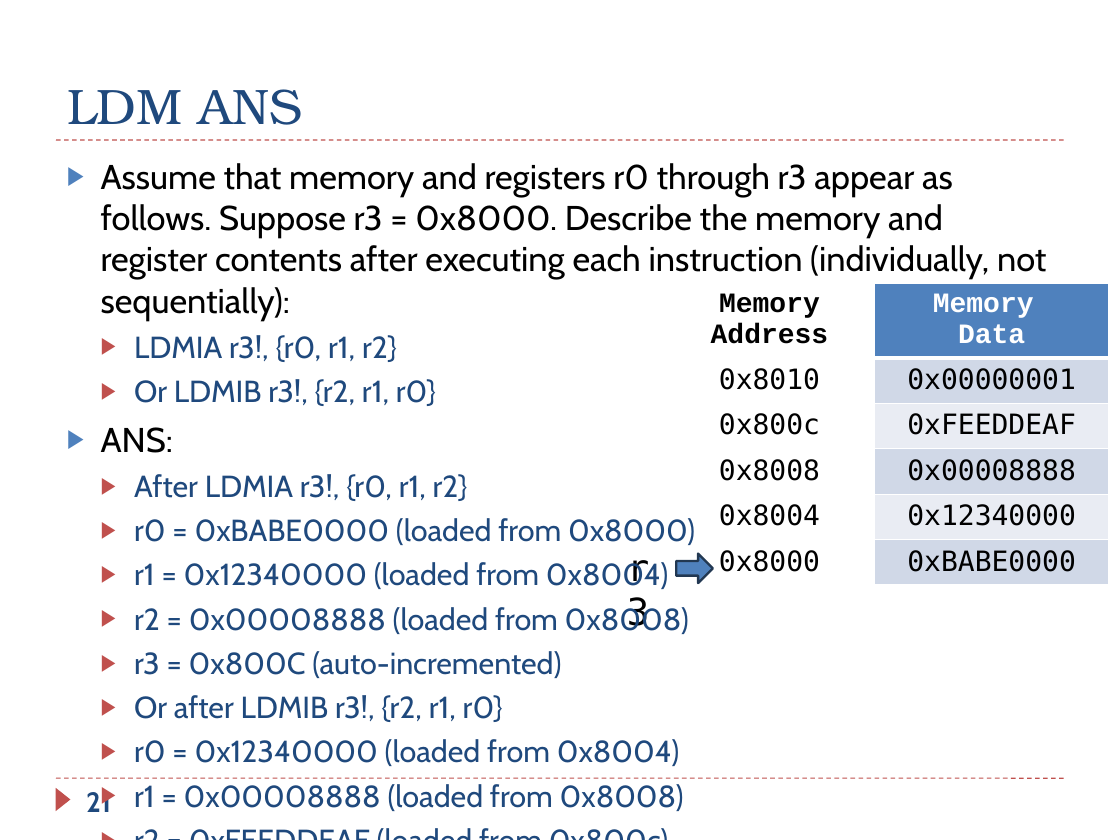
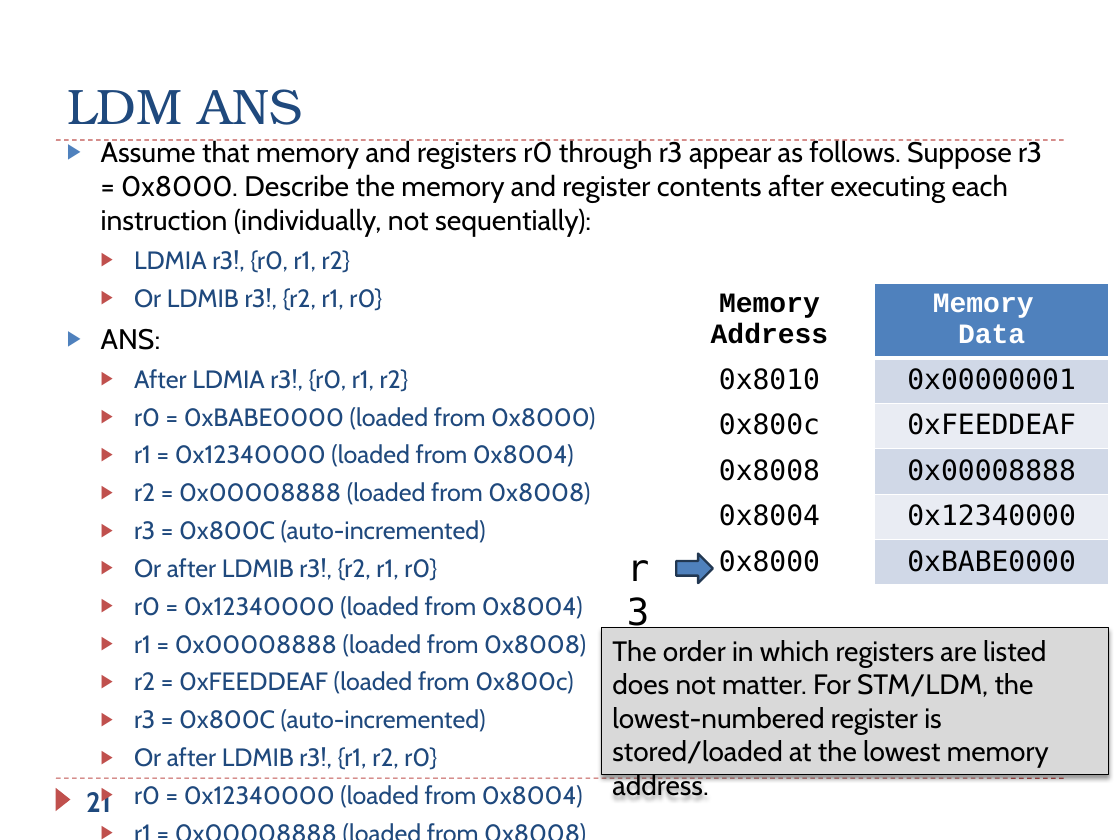
Before and after one commit to guhofstra/CSC111Fa25, a slide deck: slide 21 of PPTs/Ch5_ARM_Load_Store_Exercises_ANS.pptx. Drawn at 1120x840 pixels with LibreOffice and Linux fonts; fonts in the diff are those of the drawing. Boxes give left, top, right and bottom in pixels: in the first picture for what was removed or moved away, otherwise in the second. Text is boxed around its words. In the diff, an @@ line names an element or a change of style, - is before the commit and + after.

```diff
--- a/PPTs/Ch5_ARM_Load_Store_Exercises_ANS.pptx
+++ b/PPTs/Ch5_ARM_Load_Store_Exercises_ANS.pptx
@@ text "Assume that memory and registers ...": place and size @@
-text "Assume that memory and registers ..." at box(101, 163, 1046, 811)
+text "Assume that memory and registers ..." at box(101, 139, 1042, 808)
@@ text at box(101, 139, 1042, 732): size 22.1 to 18.2 pt in "Assume that memory and registers r0 through ...", "ANS:"; size 19.6 to 16.1 pt in "LDMIA r3!, {r0, r1, r2}", "Or LDMIB r3!, {r2, r1, r0}", "After LDMIA r3!, {r0, r1, r2}", "r0 = 0xBABE0000 (loaded from 0x8000)" and 8 more places @@
@@ rectangle added at box(601, 627, 1109, 774), fill #D9D9D9, outline #000000 0.75 pt, 18 pt, text #000000 @@
+The order in which registers are listed does not matter. For STM/LDM, the lowest-numbered register is stored/loaded at the lowest memory address.
@@ text at box(134, 747, 583, 808): paragraphs added @@
+  ▶ Or after LDMIB r3!, {r1, r2, r0}
+  ▶ r0 = 0x12340000 (loaded from 0x8004)
+  ▶ r1 = 0x00008888 (loaded from 0x8008)
+  ▶ r2 = 0xFEEDDEAF (loaded from 0x800c)
+  ▶ r3 = 0x800C (auto-incremented)
```
Also in this commit, not shown: 1 other slide changed, 3 other files.
